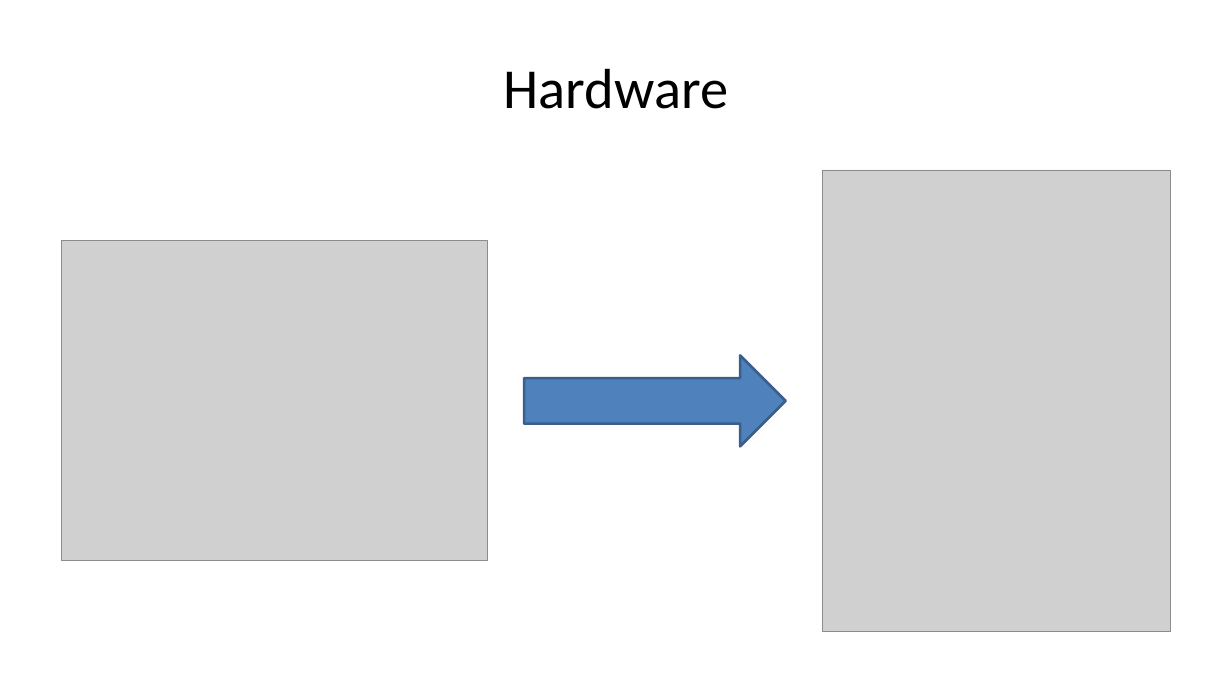
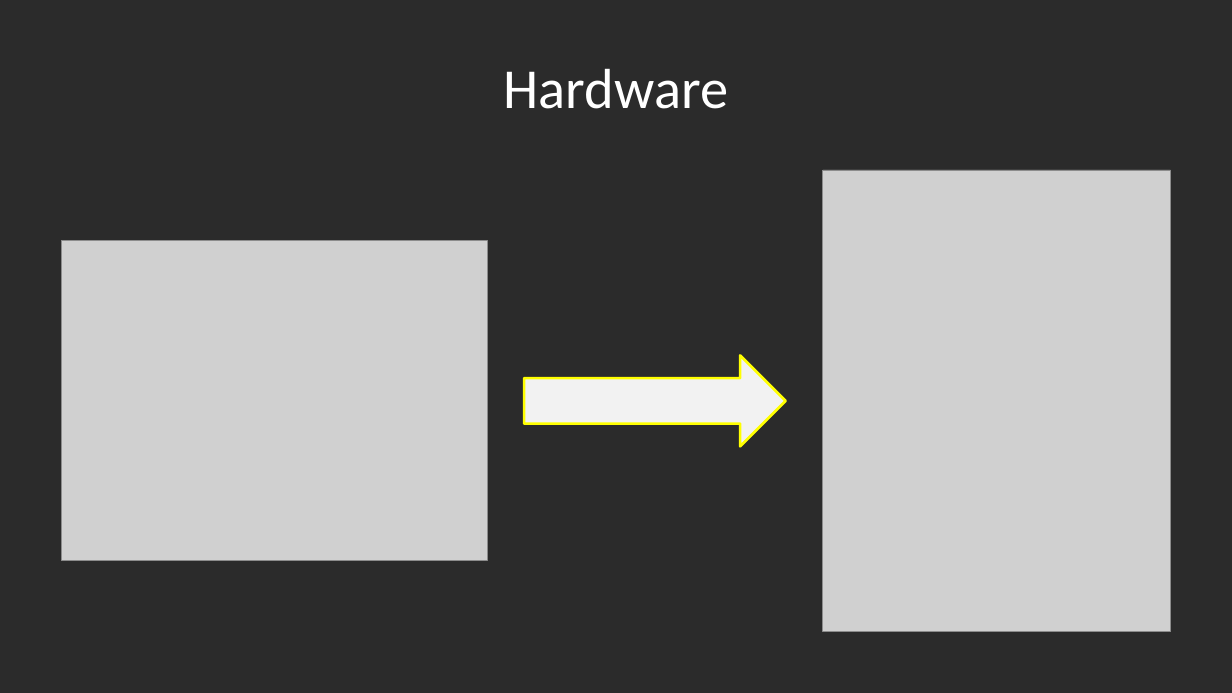
Before and after one commit to gktrainer/RacingTelemetry, a slide deck: slide 15 of 01_TCCDocs/TCCDocs_Arduino.pptx. Drawn at 1232x693 pixels with LibreOffice and Linux fonts; fonts in the diff are those of the drawing; grey boxes stand for pictures; background and template pictures are left out; a plain dark background stands for a picture behind light text. Boxes give left, top, right and bottom in pixels: in the first picture for what was removed or moved away, otherwise in the second. Text is boxed around its words. In the diff, an @@ line names an element or a change of style, - is before the commit and + after.

```diff
--- a/01_TCCDocs/TCCDocs_Arduino.pptx
+++ b/01_TCCDocs/TCCDocs_Arduino.pptx
@@ background #FFFFFF to picture (left out) @@
@@ title "Hardware" at box(504, 68, 729, 109): text colour #000000 to #FFFFFF @@
@@ right arrow at box(524, 356, 786, 446): fill #4F81BD to #F2F2F2; outline #3A5F8C 2 pt to #FFFF00 2 pt @@
```
Also in this commit, not shown: 20 other slides changed, 1 slide added, 2 slides removed.
